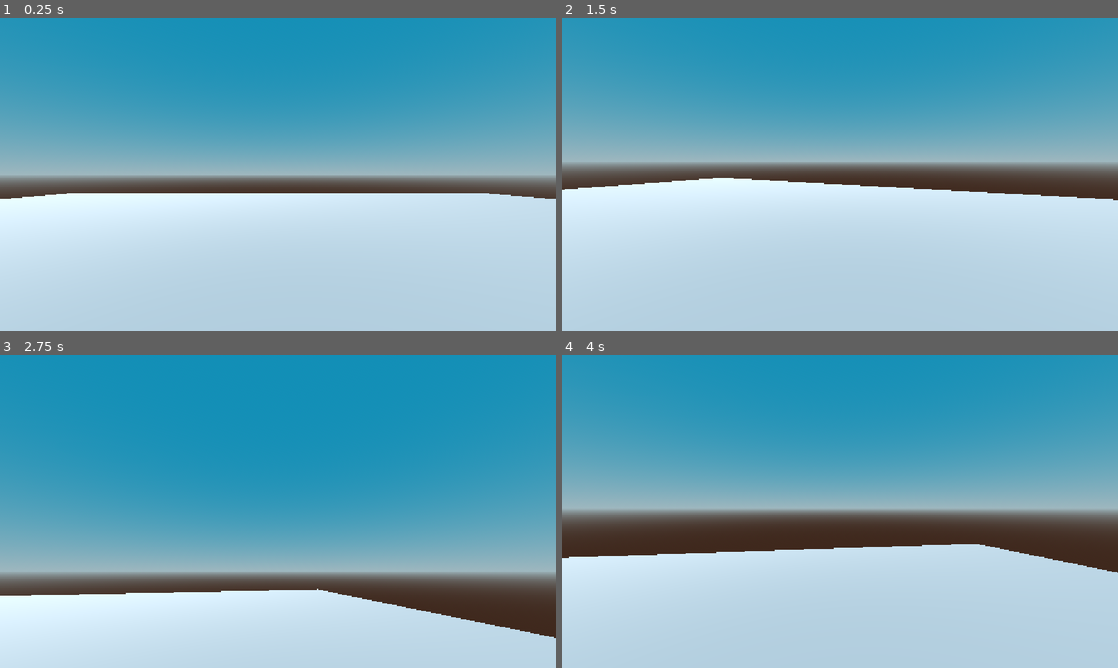
Above: before the commit, frames 1-4 (two rows, left to right).
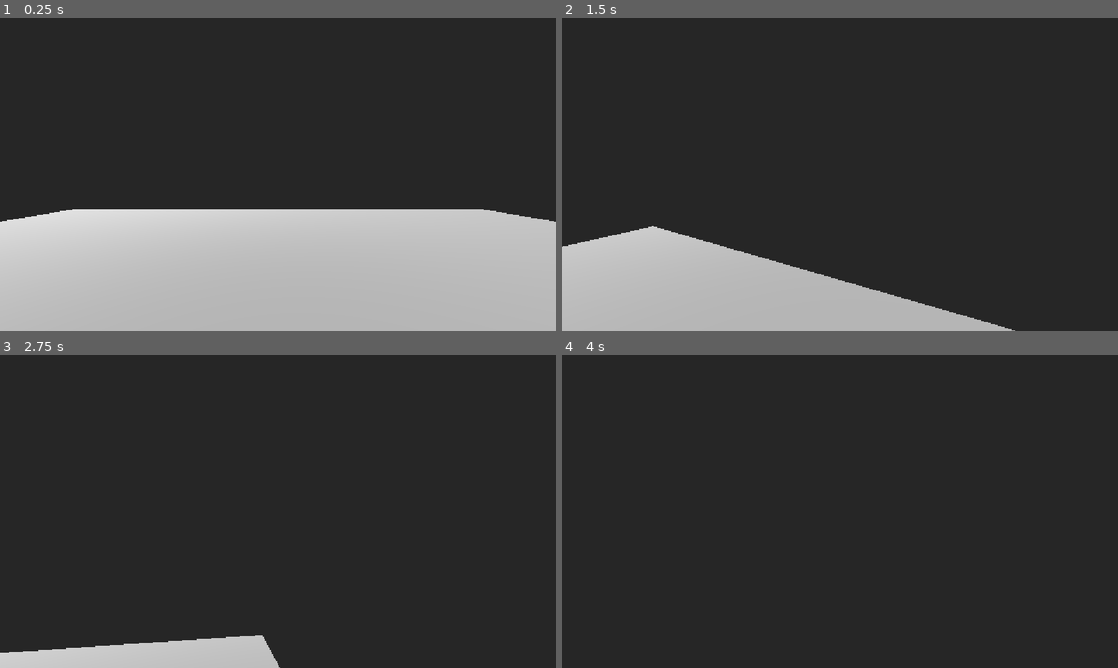
Above: after the commit, the same moments.

Repository: l35noy/VibeFPS
Game: Godot game, scene res://main.tscn
Same seed, same stepped clock (60 frames per second), same inputs: the game is played once before the commit and once after it.
Inputs (mouse positions are in pixels of both pictures, inside the frame that each line leads up to):
- Up to frame 1 (0.25 s): no input
- Up to frame 2 (1.5 s): tap Enter at 0.5 s; move the mouse to (867, 174) at 0.52 s; hold W (move_forward) 0.53-1.28 s; hold Shift (sprint, bound only after the commit) 0.53-1.28 s; click (867, 174) at 0.67 s; tap Space (jump, bound only after the commit) at 0.77, 0.8, 1.07, 1.35 s; move the mouse to (728, 190) at 1.27 s; hold S (move_backward) from 1.28 s (still down)
- Up to frame 3 (2.75 s): tap Space (jump, bound only after the commit) at 1.52, 1.82, 2.3 s; tap Shift (sprint, bound only after the commit) at 1.55 s; move the mouse to (333, 442) at 2.02 s; release S (move_backward) at 2.03 s; hold D (move_right) from 2.03 s (still down); hold Shift (sprint, bound only after the commit) from 2.03 s (still down)
- Up to frame 4 (4 s): move the mouse to (812, 574) at 2.77 s; release D (move_right) at 2.78 s; release Shift (sprint, bound only after the commit) at 2.78 s; hold W (move_forward) from 2.78 s (still down); tap Shift (sprint, bound only after the commit) at 2.85 s; click (812, 574) at 2.92 s; tap Space (jump, bound only after the commit) at 3.02, 3.32, 3.6, 3.77 s; move the mouse to (878, 514) at 3.52 s

The runs differ from the first frame. In frame 1, 100% of the frame differs, in the area x 0-100%, y 0-100%; in frame 2, 100%; in frame 3, 100%; in frame 4, 100%.

Commit message:
сцена управление игрок

Diff:
--- a/main.tscn
+++ b/main.tscn
@@ -12,7 +12,7 @@
 sky_material = SubResource("ProceduralSkyMaterial_ig7tw")
 
 [sub_resource type="Environment" id="Environment_h2yge"]
-background_mode = 2
+background_energy_multiplier = 0.5
 sky = SubResource("Sky_0xm2m")
 
 [sub_resource type="BoxMesh" id="BoxMesh_floor"]
--- a/player.gd
+++ b/player.gd
@@ -1,6 +1,8 @@
 extends CharacterBody3D
 
 @export var speed: float = 5.0
+@export var jump_velocity: float = 5.0
+@export var sprint_multiplier: float = 1.8
 @export var mouse_sensitivity: float = 0.002
 
 var _gravity: float = ProjectSettings.get_setting("physics/3d/default_gravity")
@@ -42,10 +44,17 @@
 	else:
 		velocity.y -= _gravity * delta
 
+	if is_on_floor() and Input.is_action_just_pressed("jump"):
+		velocity.y = jump_velocity
+
 	var input_dir := Input.get_vector("move_left", "move_right", "move_forward", "move_backward")
 	var direction := (transform.basis * Vector3(input_dir.x, 0.0, input_dir.y)).normalized()
 
-	velocity.x = direction.x * speed
-	velocity.z = direction.z * speed
+	var current_speed := speed
+	if Input.is_action_pressed("sprint") and input_dir != Vector2.ZERO:
+		current_speed *= sprint_multiplier
+
+	velocity.x = direction.x * current_speed
+	velocity.z = direction.z * current_speed
 
 	move_and_slide()
--- a/player.tscn
+++ b/player.tscn
@@ -2,16 +2,17 @@
 
 [ext_resource type="Script" path="res://player.gd" id="1_script"]
 
-[sub_resource type="SphereShape3D" id="SphereShape3D_body"]
-radius = 0.5
+[sub_resource type="CapsuleShape3D" id="CapsuleShape3D_body"]
+height = 1.8
+radius = 0.4
 
 [node name="Player" type="CharacterBody3D"]
 script = ExtResource("1_script")
 
 [node name="CollisionShape3D" type="CollisionShape3D" parent="."]
-transform = Transform3D(1, 0, 0, 0, 1, 0, 0, 0, 1, 0, 0, 0)
-shape = SubResource("SphereShape3D_body")
+transform = Transform3D(1, 0, 0, 0, 1, 0, 0, 0, 1, 0, 0.9, 0)
+shape = SubResource("CapsuleShape3D_body")
 
 [node name="Camera3D" type="Camera3D" parent="."]
-transform = Transform3D(1, 0, 0, 0, 1, 0, 0, 0, 1, 0, 0.4, 0)
+transform = Transform3D(1, 0, 0, 0, 1, 0, 0, 0, 1, 0, 1.7, 0)
 current = true
--- a/project.godot
+++ b/project.godot
@@ -42,6 +42,16 @@
 "events": [Object(InputEventKey,"resource_local_to_scene":false,"resource_name":"","device":-1,"window_id":0,"alt_press …(192 unchanged characters)…
 ]
 }
+jump={
+"deadzone": 0.5,
+"events": [Object(InputEventKey,"resource_local_to_scene":false,"resource_name":"","device":-1,"window_id":0,"alt_pressed":false,"shift_pressed":false,"ctrl_pressed":false,"meta_pressed":false,"pressed":false,"keycode":0,"physical_keycode":32,"key_label":0,"unicode":32,"location":0,"echo":false,"script":null)
+]
+}
+sprint={
+"deadzone": 0.5,
+"events": [Object(InputEventKey,"resource_local_to_scene":false,"resource_name":"","device":-1,"window_id":0,"alt_pressed":false,"shift_pressed":false,"ctrl_pressed":false,"meta_pressed":false,"pressed":false,"keycode":0,"physical_keycode":4194325,"key_label":0,"unicode":0,"location":0,"echo":false,"script":null)
+]
+}
 
 [physics]
 
Not shown, changed: CHECKLIST.md
Not shown, changed: PROJECT.md
